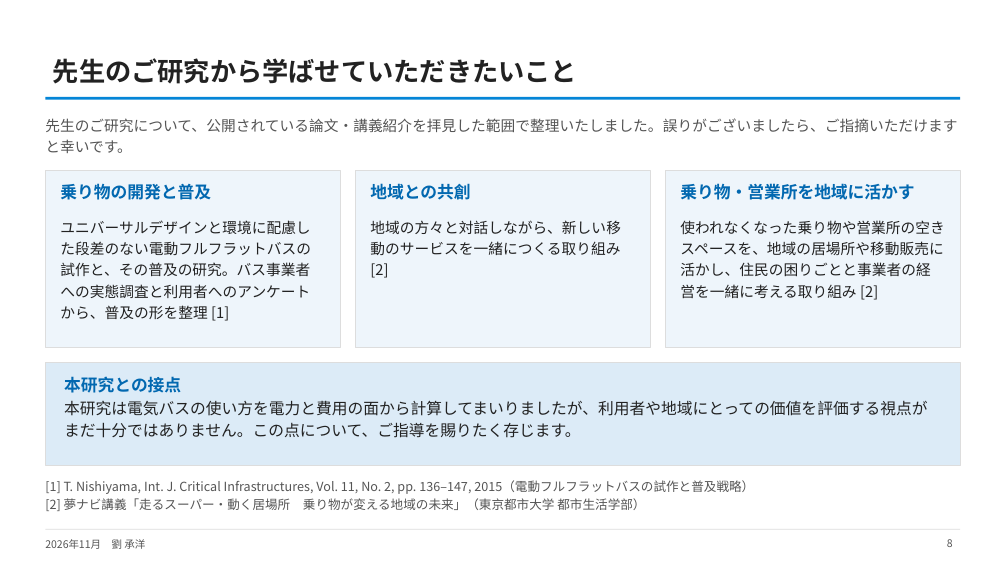
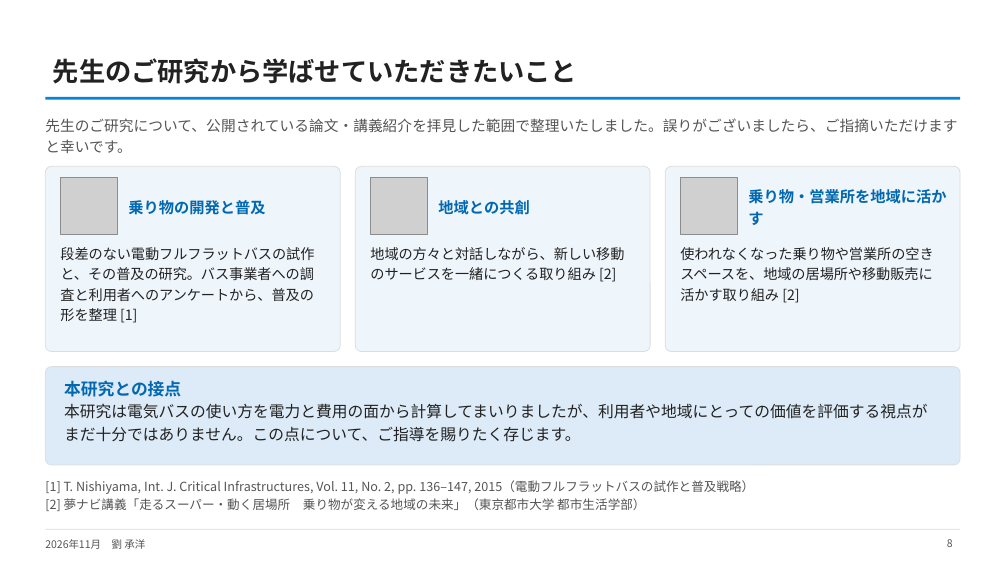
Before and after one commit to CYLIU2003/master-course, a slide deck: slide 8 of outcome/2026-11-16_nishiyama_consult/西山先生へのご相談_最新結果と3本目の柱.pptx. Drawn at 1008x567 pixels with LibreOffice and Linux fonts; fonts in the diff are those of the drawing; grey boxes stand for pictures. Boxes give left, top, right and bottom in pixels: in the first picture for what was removed or moved away, otherwise in the second. Text is boxed around its words. In the diff, an @@ line names an element or a change of style, - is before the commit and + after.

```diff
--- a/outcome/2026-11-16_nishiyama_consult/西山先生へのご相談_最新結果と3本目の柱.pptx
+++ b/outcome/2026-11-16_nishiyama_consult/西山先生へのご相談_最新結果と3本目の柱.pptx
@@ rounded rectangle: place and size @@
-rounded rectangle at <box>45,170,340,348</box>
+rounded rectangle at <box>45,166,340,352</box>
@@ picture added at <box>60,178,117,234</box> @@
@@ text "乗り物の開発と普及": place and size @@
-text "乗り物の開発と普及" at <box>60,183,211,200</box>
+text "乗り物の開発と普及" at <box>128,200,265,215</box>
@@ rounded rectangle: place and size @@
-rounded rectangle at <box>355,170,650,348</box>
+rounded rectangle at <box>355,166,650,352</box>
@@ picture added at <box>371,178,427,234</box> @@
@@ text "地域との共創": place and size @@
-text "地域との共創" at <box>370,183,470,200</box>
+text "地域との共創" at <box>438,200,529,215</box>
@@ rounded rectangle: place and size @@
-rounded rectangle at <box>665,170,960,348</box>
+rounded rectangle at <box>665,166,960,352</box>
@@ picture added at <box>681,178,737,234</box> @@
@@ size 16 to 14.5 pt; vertical alignment top to middle in 3 elements at <box>438,200,529,215</box>, <box>128,200,265,215</box>, <box>748,189,946,225</box> @@
@@ text "乗り物・営業所を地域に活かす": place and size @@
-text "乗り物・営業所を地域に活かす" at <box>680,183,914,200</box>
+text "乗り物・営業所を地域に活かす" at <box>748,189,946,225</box>
@@ text at <box>60,247,314,323</box>: text changed; size 14 to 13.5 pt @@
-ユニバーサルデザインと環境に配慮した段差のない電動フルフラットバスの試作と、その普及の研究。バス事業者への実態調査と利用者へのアンケートから、普及の形を整理 [1]
+段差のない電動フルフラットバスの試作と、その普及の研究。バス事業者への調査と利用者へのアンケートから、普及の形を整理 [1]
@@ text "地域の方々と対話しながら、新しい移動のサービスを一緒につくる取り組み [2]": place and size @@
-text "地域の方々と対話しながら、新しい移動のサービスを一緒につくる取り組み [2]" at <box>370,220,621,278</box>
+text "地域の方々と対話しながら、新しい移動のサービスを一緒につくる取り組み [2]" at <box>370,247,624,282</box>
@@ text "地域の方々と対話しながら、新しい移動のサービスを一緒につくる取り組み [2]" at <box>370,247,624,282</box>: size 14 to 13.5 pt @@
@@ text at <box>680,247,933,303</box>: text changed; size 14 to 13.5 pt @@
-使われなくなった乗り物や営業所の空きスペースを、地域の居場所や移動販売に活かし、住民の困りごとと事業者の経営を一緒に考える取り組み [2]
+使われなくなった乗り物や営業所の空きスペースを、地域の居場所や移動販売に活かす取り組み [2]
@@ rectangle to rounded rectangle in 4 elements at <box>45,166,340,352</box>, <box>355,166,650,352</box>, <box>665,166,960,352</box>, <box>45,367,960,465</box> @@
@@ rounded rectangle: place and size @@
-rounded rectangle at <box>45,363,960,465</box>
+rounded rectangle at <box>45,367,960,465</box>
@@ text "本研究との接点": place and size @@
-text "本研究との接点" at <box>64,376,927,438</box>
+text "本研究との接点" at <box>64,380,927,442</box>
```
Also in this commit, not shown: 10 other slides changed, 2 slides added, 13 other files.
